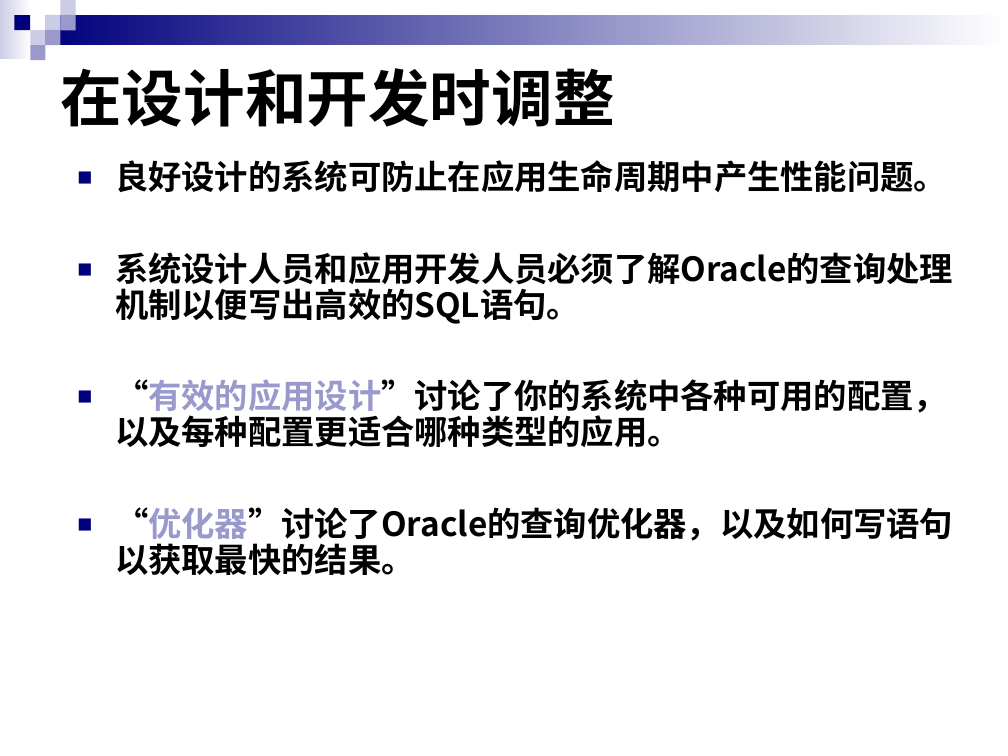
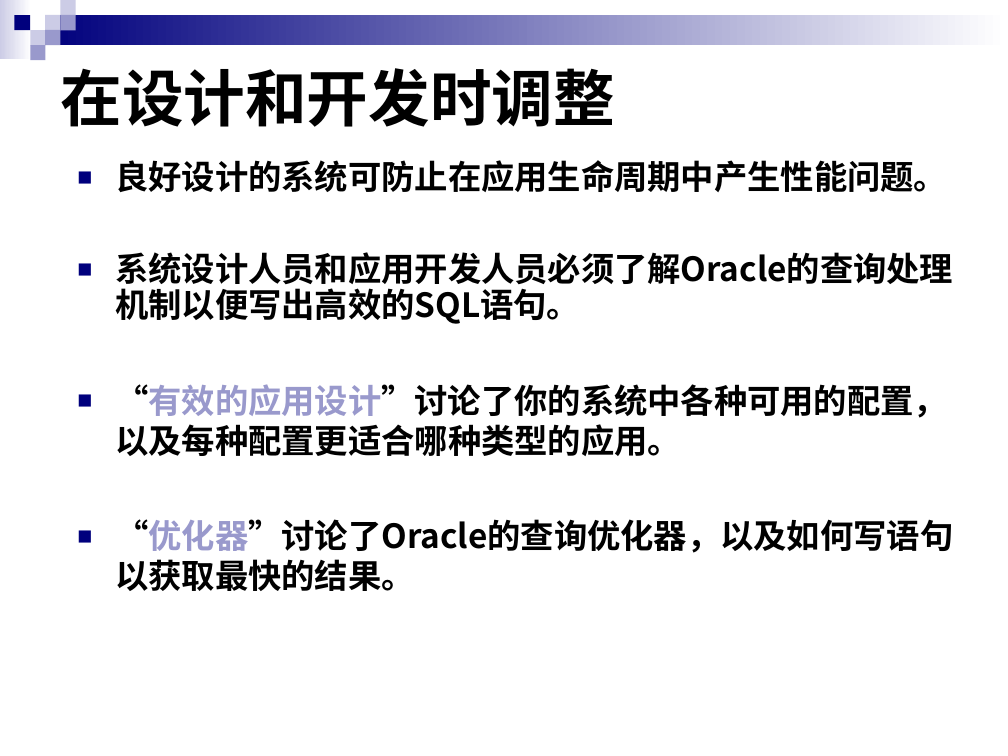
Before and after one commit to ltolt/shopin-net, a slide deck: slide 102 of mydoc/ORACLE_SQL性能优化(全).ppt. Drawn at 1008x756 pixels with LibreOffice and Linux fonts; fonts in the diff are those of the drawing. Boxes give left, top, right and bottom in pixels: in the first picture for what was removed or moved away, otherwise in the second. Text is boxed around its words. In the diff, an @@ line names an element or a change of style, - is before the commit and + after.

```diff
--- a/mydoc/ORACLE_SQL性能优化(全).ppt
+++ b/mydoc/ORACLE_SQL性能优化(全).ppt
@@ text at <box>115,384,953,591</box>: font Noto Sans CJK SC to Arial in "“有效的应用设计”讨论了你的系统中各种可用的配置，以及每种配置更适合哪种类型的应用。", "“优化器”讨论了Oracle的查询优化器，以及如何写语句以获取最快的结果。"; line spacing 0.9 to 1 @@
```
Also in this commit, not shown: 205 other slides changed, 1 slide added, 1 slide removed, 3 other files.
